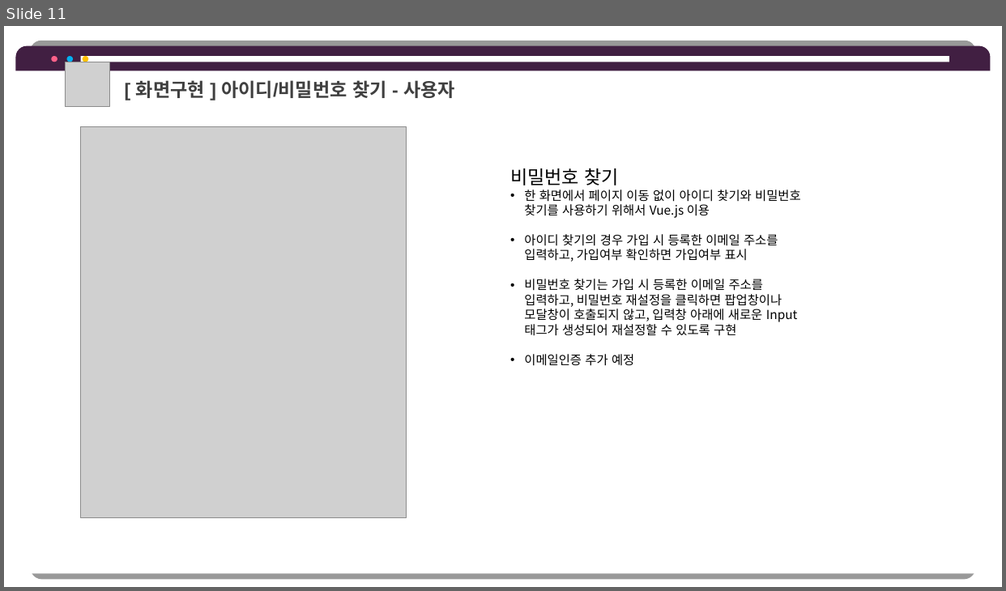
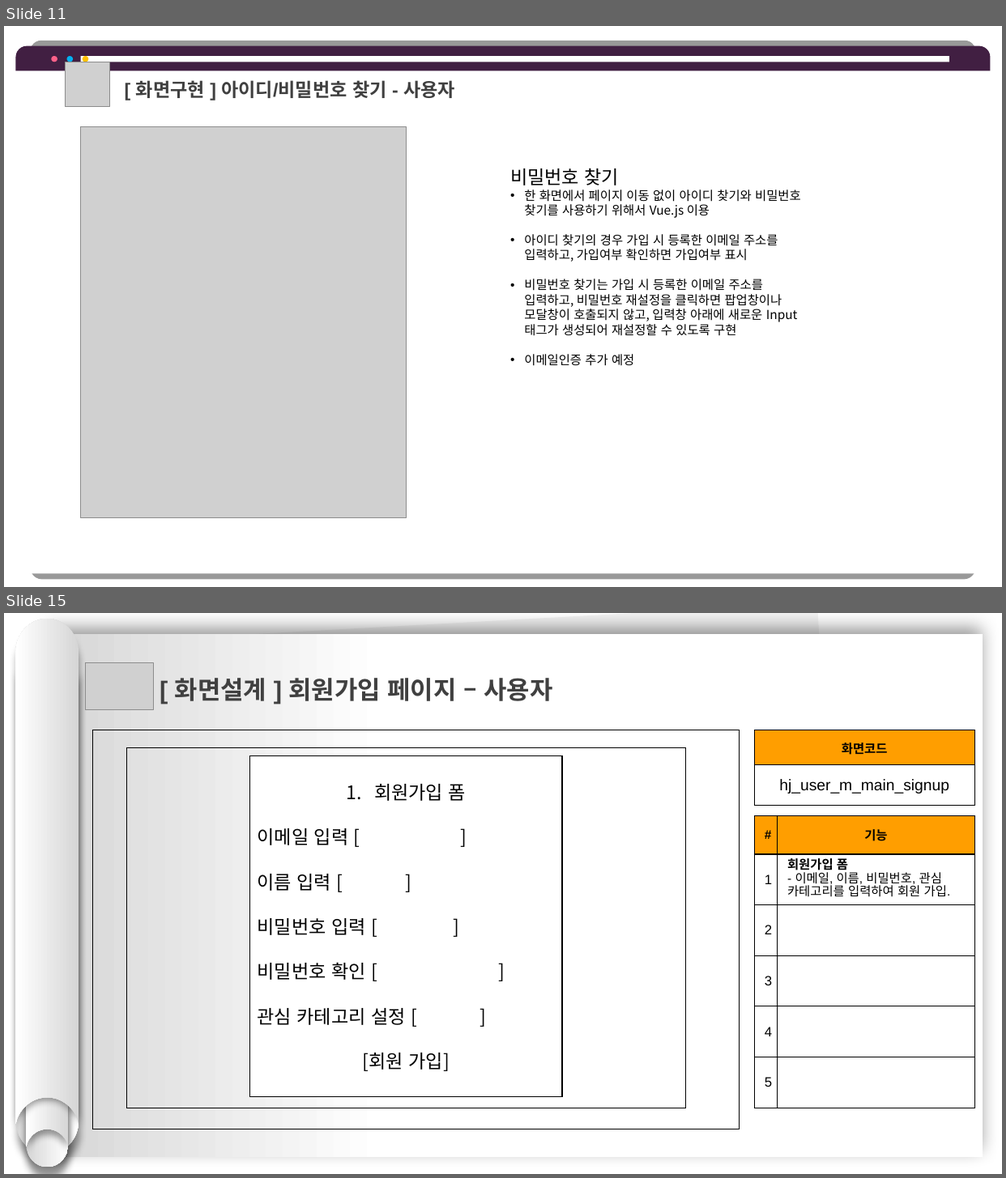
Before and after one commit to hhsw07/ezen-academy-projects, a slide deck: 0 발표용 파워포인트/0522 3차발표/0522 project06 - 파워포인트 - 형준.pptx. Shown one above the other, each under a label of ours: slide 11 before the commit, slides 11 and 15 after it; the slides between them are not shown. The pictures are 1006x591 and 1006x1178 pixels, drawn with LibreOffice and Linux fonts; fonts in the diff are those of the drawing; grey boxes stand for pictures. Boxes give left, top, right and bottom in pixels: in the first picture for what was removed or moved away, otherwise in the second. Text is boxed around its words. In the diff, an @@ line names an element or a change of style, - is before the commit and + after.

```diff
--- a/0 발표용 파워포인트/0522 3차발표/0522 project06 - 파워포인트 - 형준.pptx
+++ b/0 발표용 파워포인트/0522 3차발표/0522 project06 - 파워포인트 - 형준.pptx
@@ slide 15 added at [4,613,1002,1174], background #FFFFFF @@
@@ group added at [16,619,79,1167]: 4 freeform shapes @@
@@ rectangle added at [48,635,983,1158], fill gradient #FFFFFF to #D7D7D7 @@
@@ rectangle added at [58,613,846,1153], fill #F2F2F2 @@
@@ picture added at [86,663,153,710] @@
@@ text added at [175,678,552,701], 24 pt, text #404040, bold @@
+[ 화면설계 ] 회원가입 페이지 – 사용자
@@ rectangle added at [92,730,739,1130], outline #000000 0.75 pt @@
@@ table added at [755,730,975,806], 2 rows, 1 columns @@
+화면코드
+hj_user_m_main_signup
@@ rectangle added at [127,747,686,1108], outline #000000 1 pt @@
@@ rectangle added at [250,756,562,1097], fill #FFFFFF, outline #000000 1 pt, 18 pt, text #000000 @@
+1. 회원가입 폼
+이메일 입력 [ ]
+이름 입력 [ ]
+비밀번호 입력 [ ]
+비밀번호 확인 [ ]
+관심 카테고리 설정 [ ]
+[회원 가입]
@@ table added at [755,815,975,1108], 6 rows, 2 columns @@
+# | 기능
+1 | 회원가입 폼 / - 이메일, 이름, 비밀번호, 관심 카테고리를 입력하여 회원 가입.
+2 | 
+3 | 
+4 | 
+5 | 
```
Also in this commit, not shown: 7 other slides added, 1 other file.
